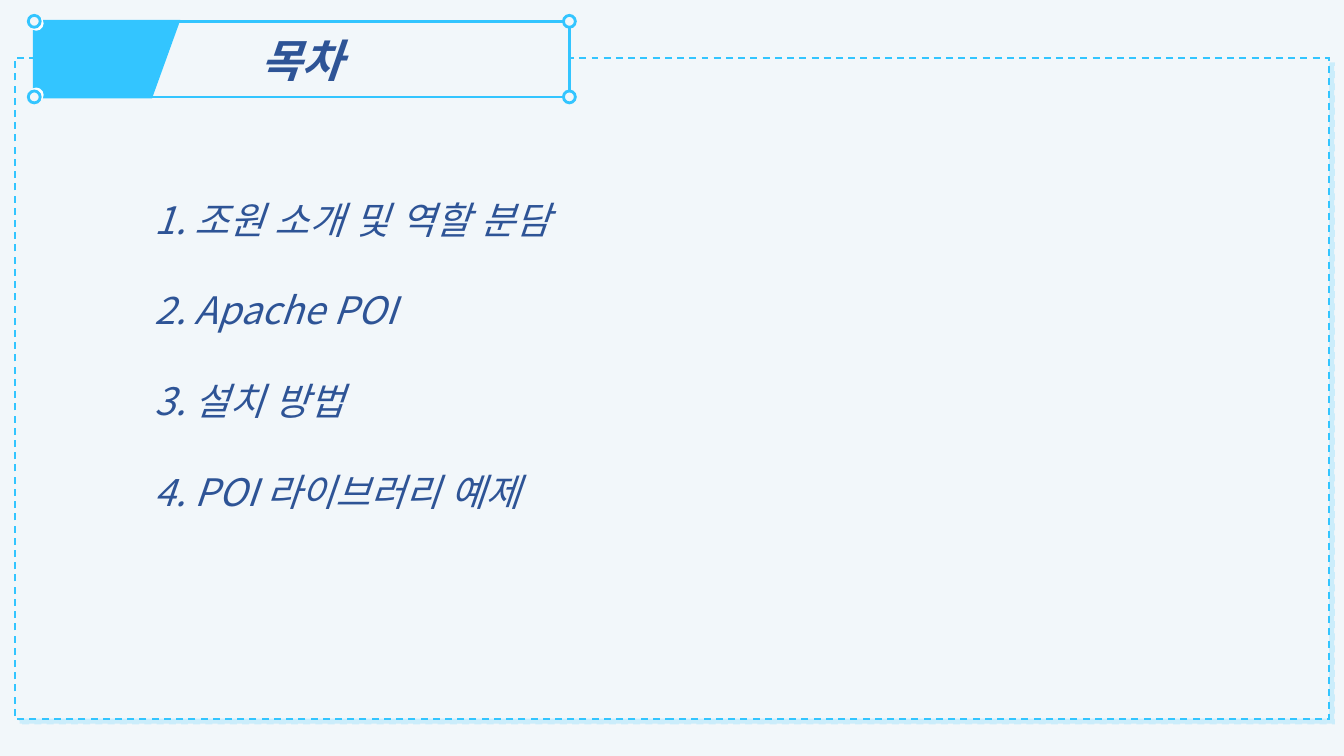
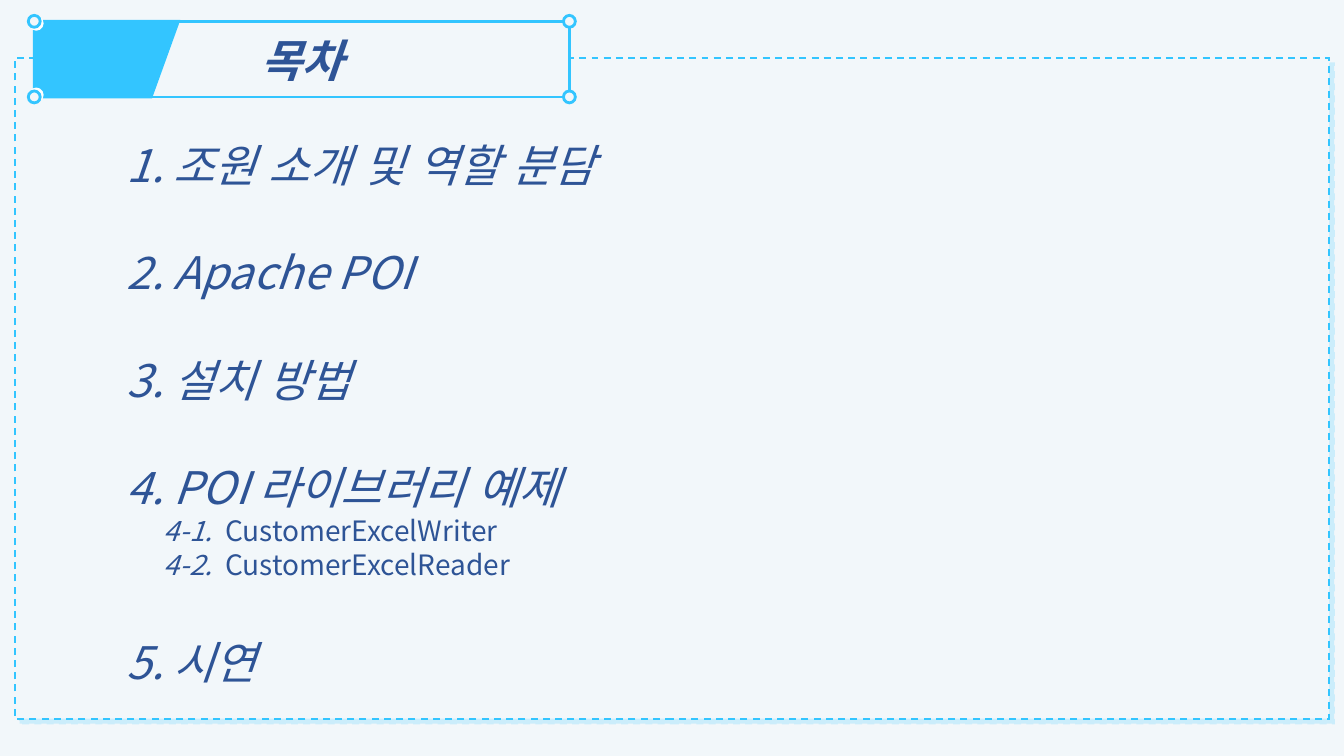
Before and after one commit to 4Mandoos/experiencedPOI, a slide deck: slide 2 of POITest/presentation/2조 POI라이브러리.pptx. Drawn at 1344x756 pixels with LibreOffice and Linux fonts; fonts in the diff are those of the drawing. Boxes give left, top, right and bottom in pixels: in the first picture for what was removed or moved away, otherwise in the second. Text is boxed around its words. In the diff, an @@ line names an element or a change of style, - is before the commit and + after.

```diff
--- a/POITest/presentation/2조 POI라이브러리.pptx
+++ b/POITest/presentation/2조 POI라이브러리.pptx
@@ text "1. 조원 소개 및 역할 ..." moved from (x1=155, y1=202, x2=550, y2=509) to (x1=126, y1=144, x2=594, y2=683) @@
@@ text at (x1=126, y1=144, x2=594, y2=508): size 27 to 32 pt in "1. 조원 소개 및 역할 분담", "2. Apache POI", "3. 설치 방법", "4. POI 라이브러리 예제" @@
@@ text at (x1=126, y1=518, x2=510, y2=683): paragraphs added @@
+4-1. CustomerExcelWriter
+4-2. CustomerExcelReader
+5. 시연
```
Also in this commit, not shown: 7 other slides changed, 4 slides added, 2 slides removed.
